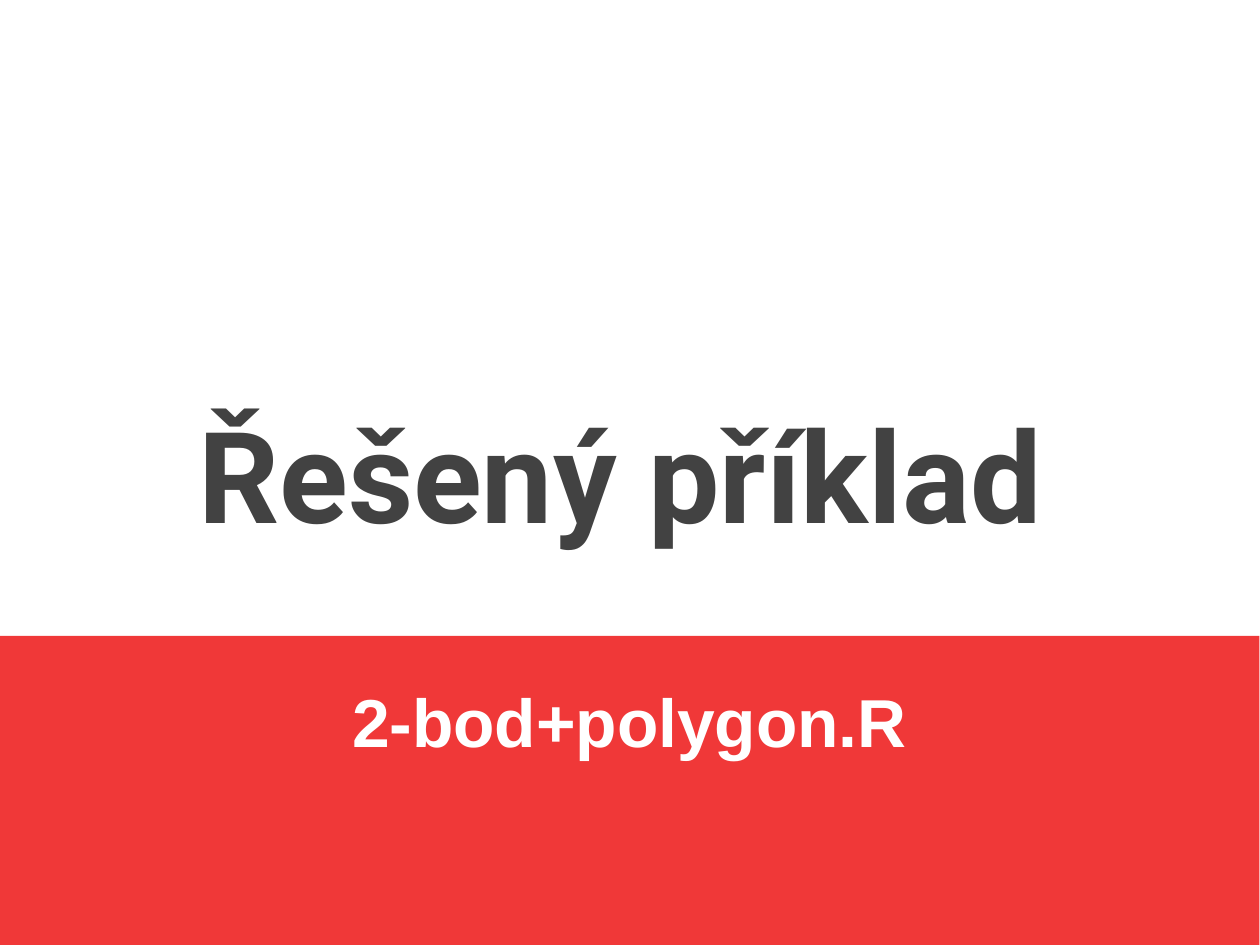
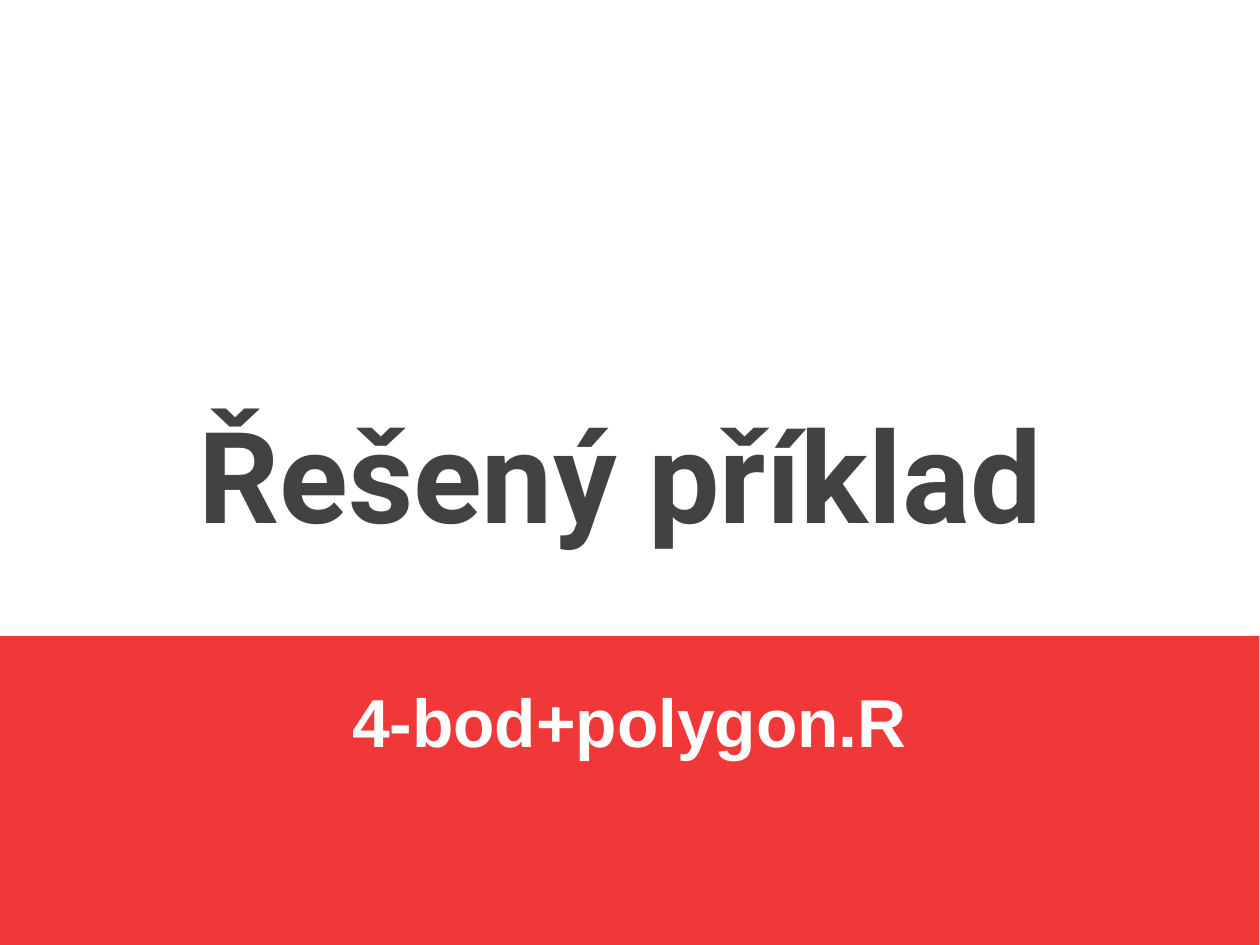
Before and after one commit to jlacko/4EK418, a slide deck: slide 8 of prez/4 - operace mezi objekty.odp. Drawn at 1260x945 pixels with LibreOffice and Linux fonts; fonts in the diff are those of the drawing. Boxes give left, top, right and bottom in pixels: in the first picture for what was removed or moved away, otherwise in the second. Text is boxed around its words. In the diff, an @@ line names an element or a change of style, - is before the commit and + after.

```diff
--- a/prez/4 - operace mezi objekty.odp
+++ b/prez/4 - operace mezi objekty.odp
@@ subtitle at box(352, 698, 907, 760): text changed @@
-2-bod+polygon.R
+4-bod+polygon.R
```
Also in this commit, not shown: 5 other slides changed, 59 other files.
